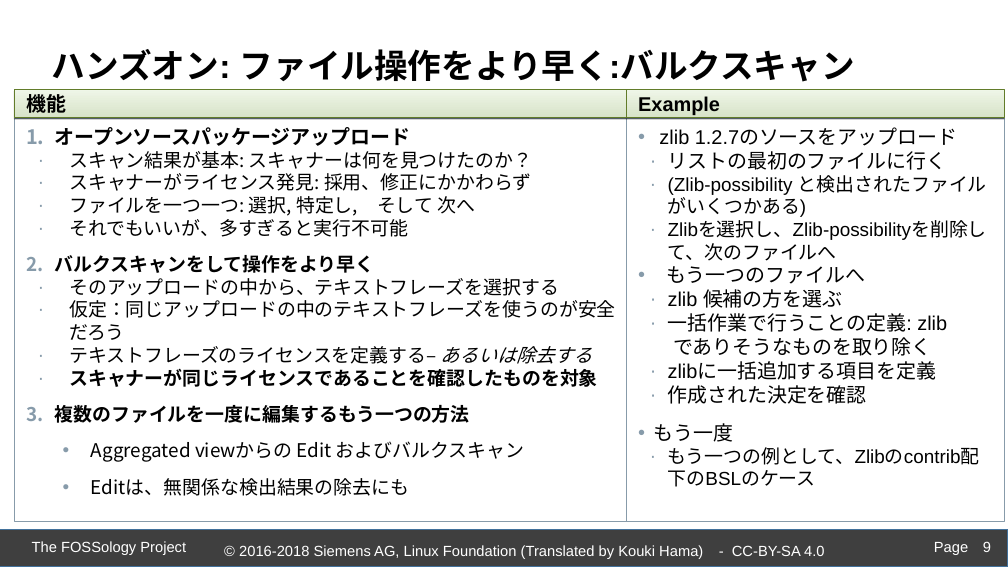
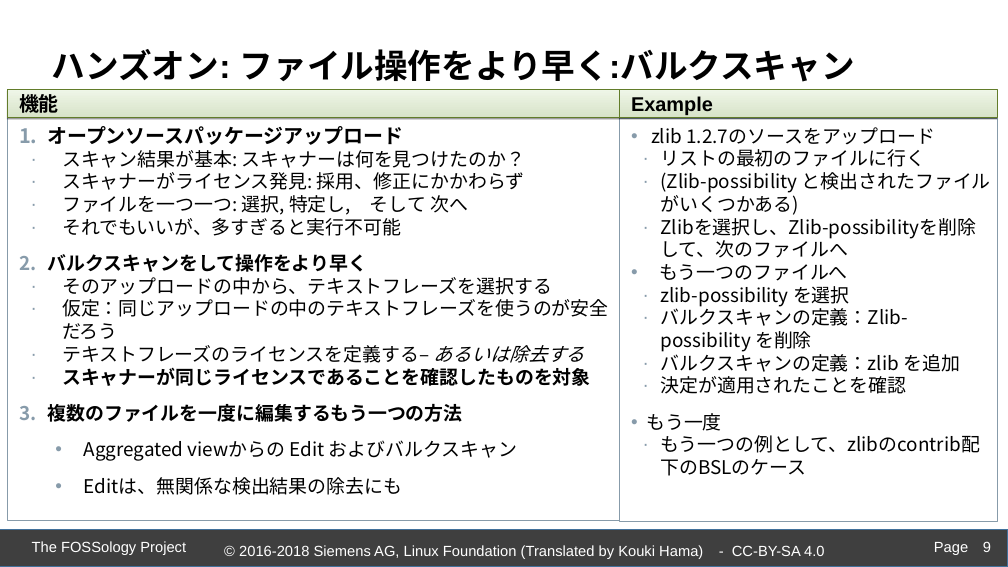
Before and after one commit to fossology/FOSSologySlides, a slide deck: slide 9 of Module-D-JPN-Acceleration-Features.pptx. Drawn at 1008x567 pixels with LibreOffice and Linux fonts; fonts in the diff are those of the drawing; background and template pictures are left out. Boxes give left, top, right and bottom in pixels: in the first picture for what was removed or moved away, otherwise in the second. Text is boxed around its words. In the diff, an @@ line names an element or a change of style, - is before the commit and + after.

```diff
--- a/Module-D-JPN-Acceleration-Features.pptx
+++ b/Module-D-JPN-Acceleration-Features.pptx
@@ 4 rectangles: place and size @@
-4 rectangles at box(14, 89, 1004, 522)
+4 rectangles at box(7, 89, 997, 522)
@@ text in rectangle at box(647, 127, 991, 431): size 19 to 18 pt in "zlib 1.2.7のソースをアップロード", "リストの最初のファイルに行く", "もう一つのファイルへ", "もう一度"; font Arial to Noto Sans CJK JP in "zlib 1.2.7のソースをアップロード", "リストの最初のファイルに行く", "(Zlib-possibility と検出されたファイルがいくつかある)", "Zlibを選択し、Zlib-possibilityを削除して、次のファイルへ" and 2 more places @@
@@ text in rectangle at box(660, 286, 960, 394): text changed; size 19 to 18 pt; font Arial to Noto Sans CJK JP @@
-    ∙ zlib 候補の方を選ぶ
-    ∙ 一括作業で行うことの定義: zlib
-      でありそうなものを取り除く
-    ∙ zlibに一括追加する項目を定義
-    ∙ 作成された決定を確認
+    ∙ zlib-possibility を選択
+    ∙ バルクスキャンの定義：Zlib-possibility を削除
+    ∙ バルクスキャンの定義：zlib を追加
+    ∙ 決定が適用されたことを確認
@@ text in rectangle at box(660, 435, 979, 453): text changed; font Arial to Noto Sans CJK JP @@
-    ∙ もう一つの例として、Zlibのcontrib配下のBSLのケース
+    ∙ もう一つの例として、zlibのcontrib配下のBSLのケース
```
Also in this commit, not shown: 15 other slides changed.
